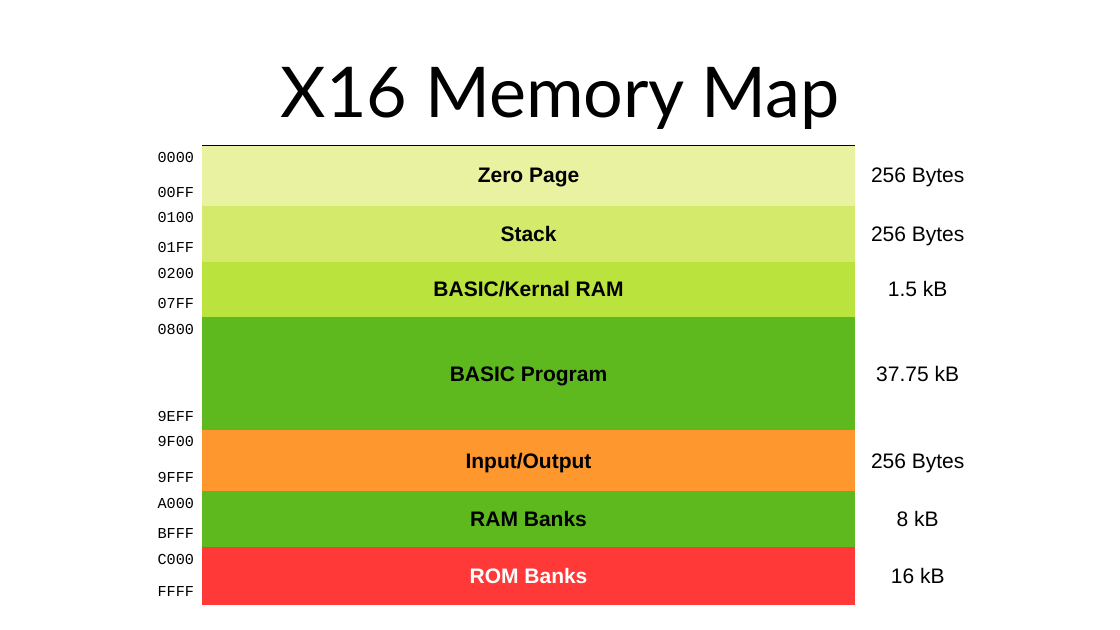
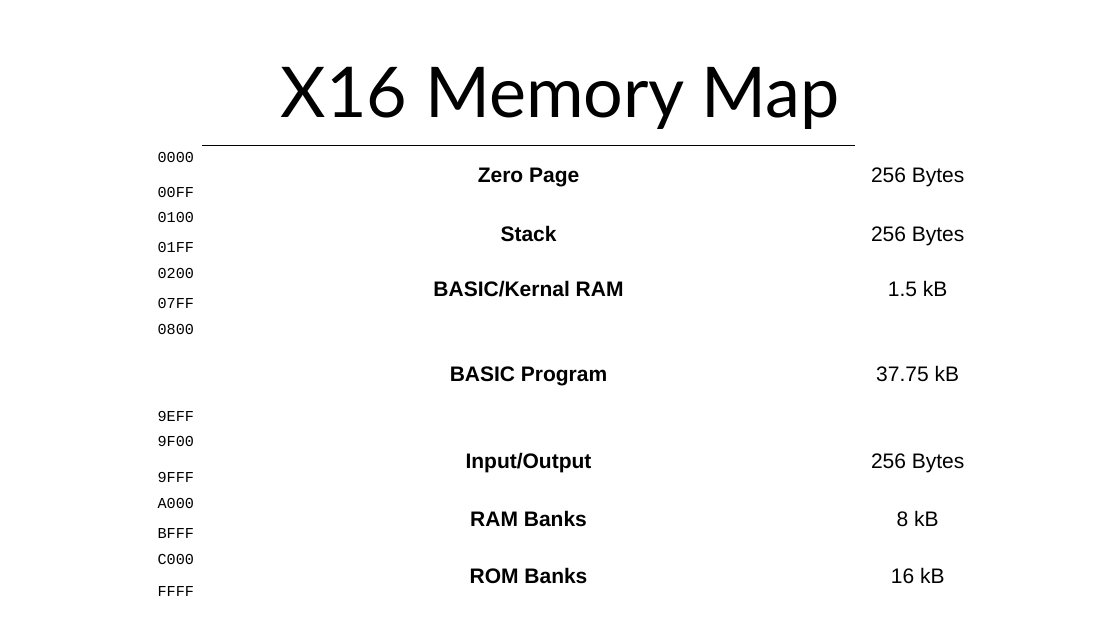
Before and after one commit to SlithyMatt/x16-assembly-tutorial, a slide deck: slide 3 of Lesson9/Lesson9.odp. Drawn at 1120x630 pixels with LibreOffice and Linux fonts; fonts in the diff are those of the drawing. Boxes give left, top, right and bottom in pixels: in the first picture for what was removed or moved away, otherwise in the second. Text is boxed around its words. In the diff, an @@ line names an element or a change of style, - is before the commit and + after.

```diff
--- a/Lesson9/Lesson9.odp
+++ b/Lesson9/Lesson9.odp
@@ table at bbox=[134, 145, 981, 605] @@
@@ fill #FFFFFF to none in 21 cells @@
@@ fill #E8F2A1 to none in row 1, column 2 @@
@@ fill #D4EA6B to none in row 3, column 2 @@
@@ fill #BBE33D to none in row 5, column 2 @@
@@ fill #5EB91E to none in 2 cells @@
@@ fill #FF972F to none in row 9, column 2 @@
@@ fill #FF3838 to none in row 13, column 2 @@
@@ text colour #FFFFFF to #000000 in "ROM Banks" @@
```
Also in this commit, not shown: 3 slides added.
